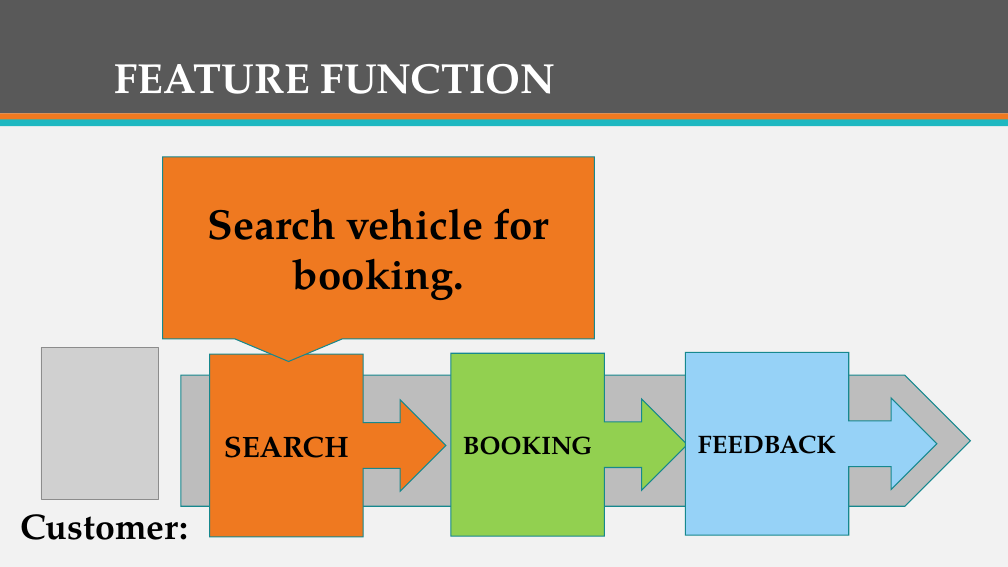
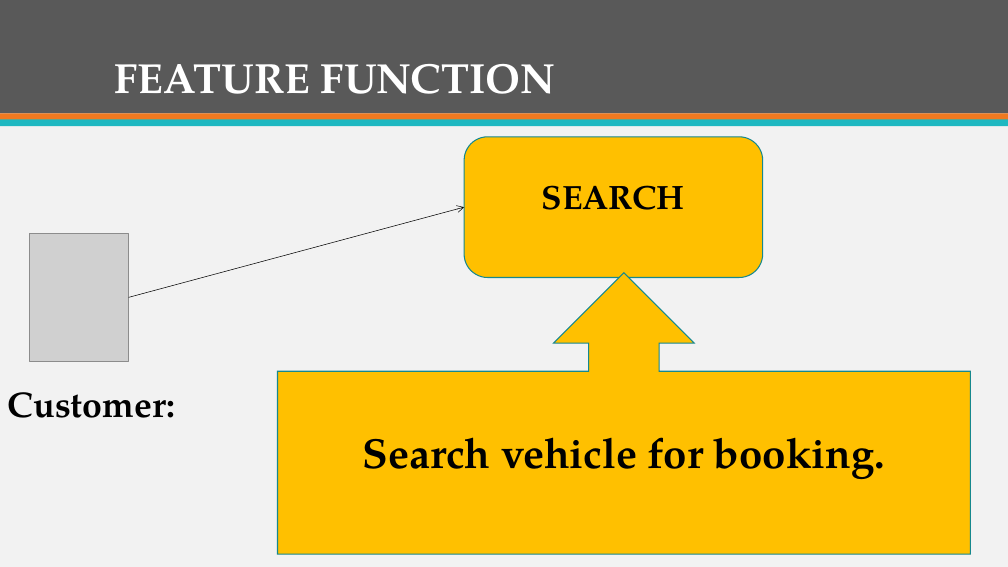
Before and after one commit to firzgard/CarRentalPortal, a slide deck: slide 7 of slide/CAR RENTAL PORTAL-tam.pptx. Drawn at 1008x567 pixels with LibreOffice and Linux fonts; fonts in the diff are those of the drawing; grey boxes stand for pictures. Boxes give left, top, right and bottom in pixels: in the first picture for what was removed or moved away, otherwise in the second. Text is boxed around its words. In the diff, an @@ line names an element or a change of style, - is before the commit and + after.

```diff
--- a/slide/CAR RENTAL PORTAL-tam.pptx
+++ b/slide/CAR RENTAL PORTAL-tam.pptx
@@ rounded rectangle "SEARCH": place and size @@
-rounded rectangle "SEARCH" at (209,354,446,537)
+rounded rectangle "SEARCH" at (464,137,763,278)
@@ rounded rectangle "SEARCH" at (464,137,763,278): size 28 to 32 pt; right arrow callout to rounded rectangle; fill #EF7920 to #FFC000 @@
@@ arrow added from (129, 297) to (464, 207), #000000 0.5 pt @@
@@ picture added at (29,234,129,361) @@
@@ up arrow callout "Search vehicle for booking.": place and size @@
-up arrow callout "Search vehicle for booking." at (163,157,594,340)
+up arrow callout "Search vehicle for booking." at (278,273,970,554)
@@ up arrow callout "Search vehicle for booking." at (278,273,970,554): speech box to up arrow callout; fill #EF7920 to #FFC000 @@
@@ picture removed at (41,347,159,499) @@
@@ right arrow callout removed at (451,353,687,536) @@
-BOOKING
@@ right arrow callout removed at (686,352,938,535) @@
-FEEDBACK
@@ text "Customer:" rewrapped from (20,501,188,540) to (8,392,176,418) @@
@@ pentagon arrow removed at (181,375,970,506) @@
```
Also in this commit, not shown: 7 other slides changed, 7 slides added, 1 slide removed.
